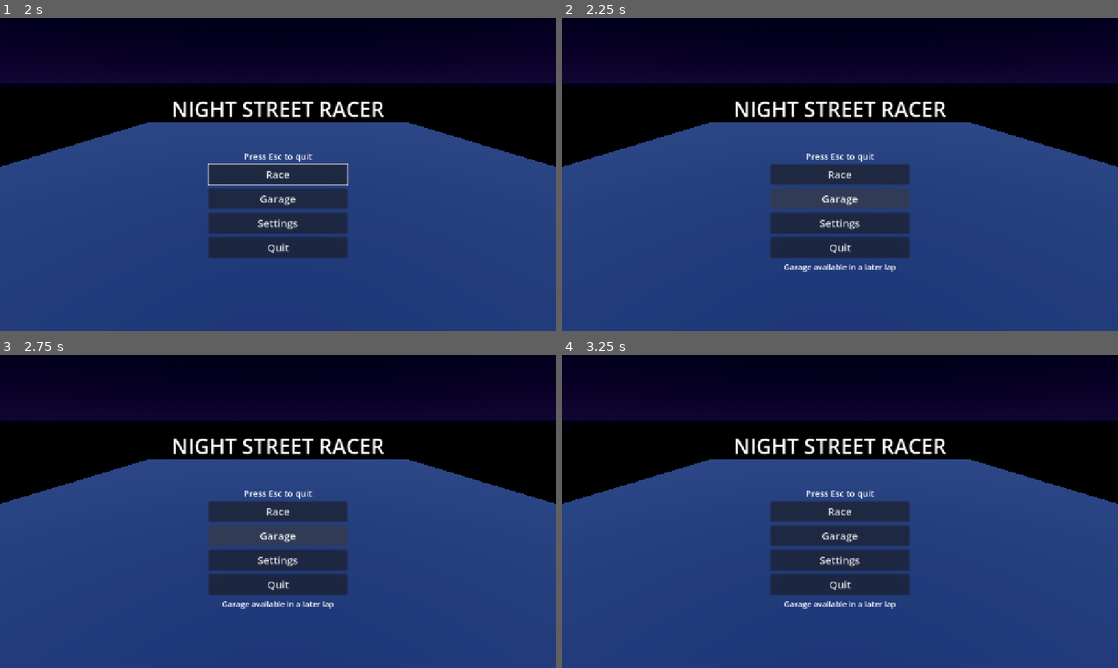
Above: before the commit, frames 1-4 (two rows, left to right).
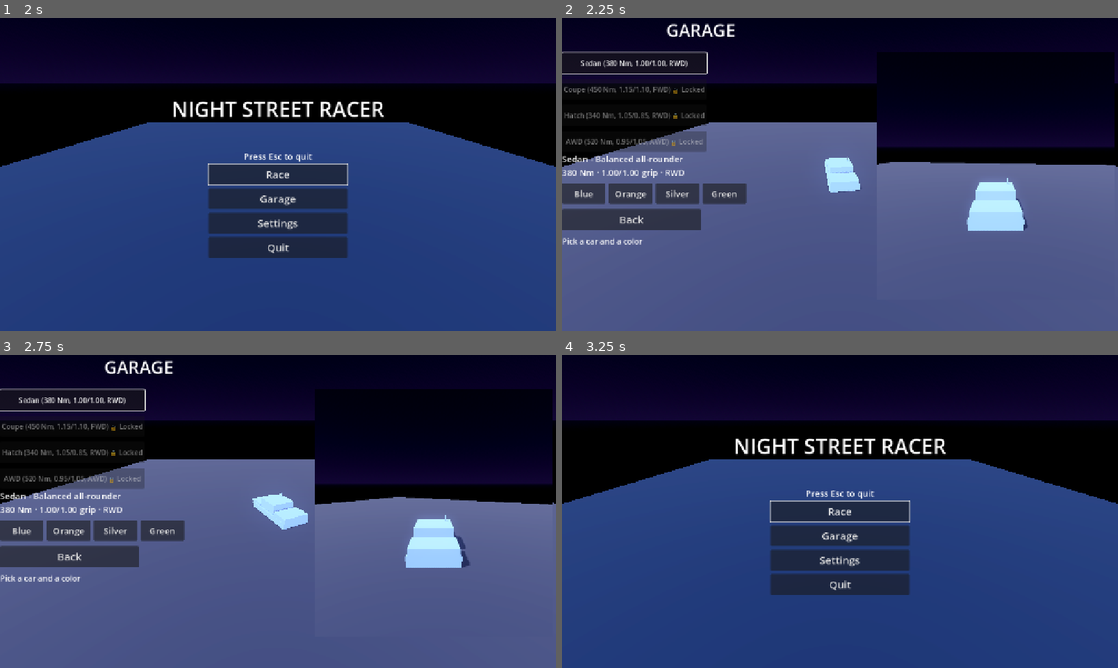
Above: after the commit, the same moments.

Repository: techafreshh/night-street-racer
Game: Godot game, scene res://scenes/ui/main_menu.tscn
Same seed, same stepped clock (60 frames per second), same inputs: the game is played once before the commit and once after it.
Inputs (mouse positions are in pixels of both pictures, inside the frame that each line leads up to):
- Up to frame 1 (2 s): click "Race" at 0.5 s; click "Back" at 1.25 s
- Up to frame 2 (2.25 s): click "Garage" at 2 s
- Up to frame 3 (2.75 s): no input
- Up to frame 4 (3.25 s): click (628, 555) at 2.75 s, where only the run after the commit has a clickable "Back"

Frame 1 is identical in both runs. In frame 2, 73% of the frame differs, in the area x 0-100%, y 1-100%; in frame 3, 73%; in frame 4, 0.5%.

Commit message:
Navigate to garage from main menu GarageButton
_on_garage kept its default-car fill plus CAR_SELECTED print and now
changes scene to garage.tscn with the same null-tree guard _on_race
uses, replacing the later-lap placeholder label.

Diff:
--- a/scripts/ui/menu.gd
+++ b/scripts/ui/menu.gd
@@ -89,14 +89,15 @@
 
 
 func _on_garage() -> void:
-	var info := _info()
-	if info != null:
-		info.text = "Garage available in a later lap"
 	var gs = get_node_or_null("/root/GameState")
 	if gs != null:
 		if StringName(gs.get("selected_car")) == &"":
 			gs.select_car(String(gs.get("DEFAULT_CAR")))
 		print("CAR_SELECTED %s" % StringName(gs.get("selected_car")))
+	var tree := get_tree()
+	if tree == null:
+		return
+	tree.change_scene_to_file("res://scenes/ui/garage.tscn")
 
 
 func _on_settings() -> void:
